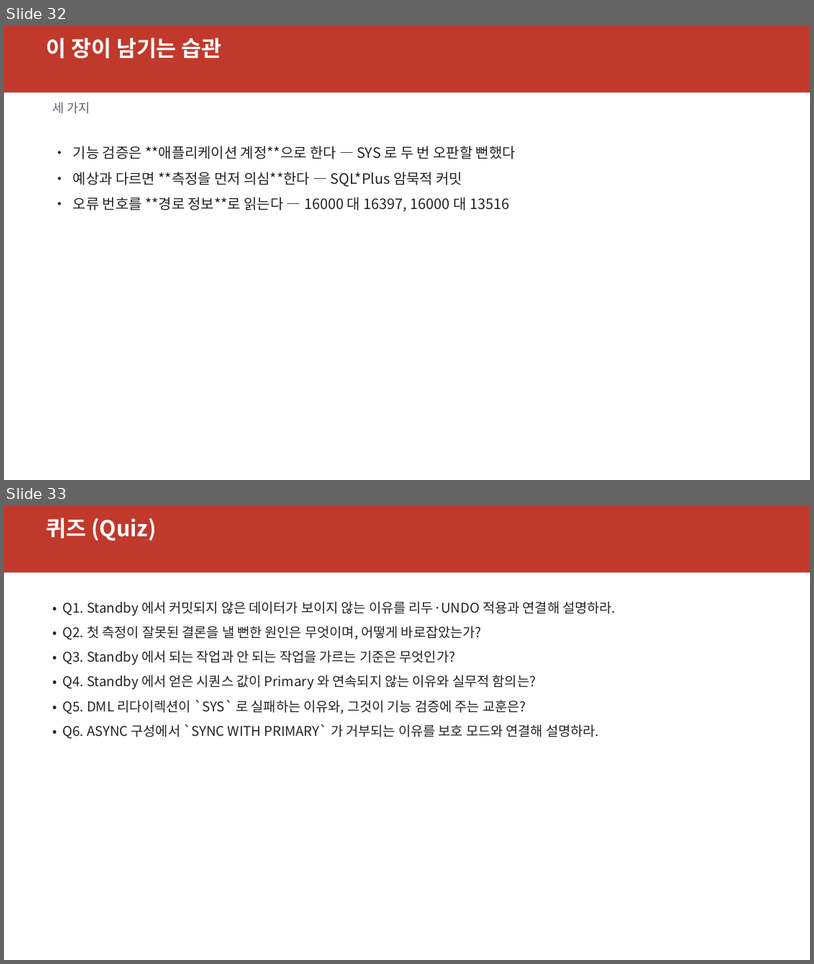
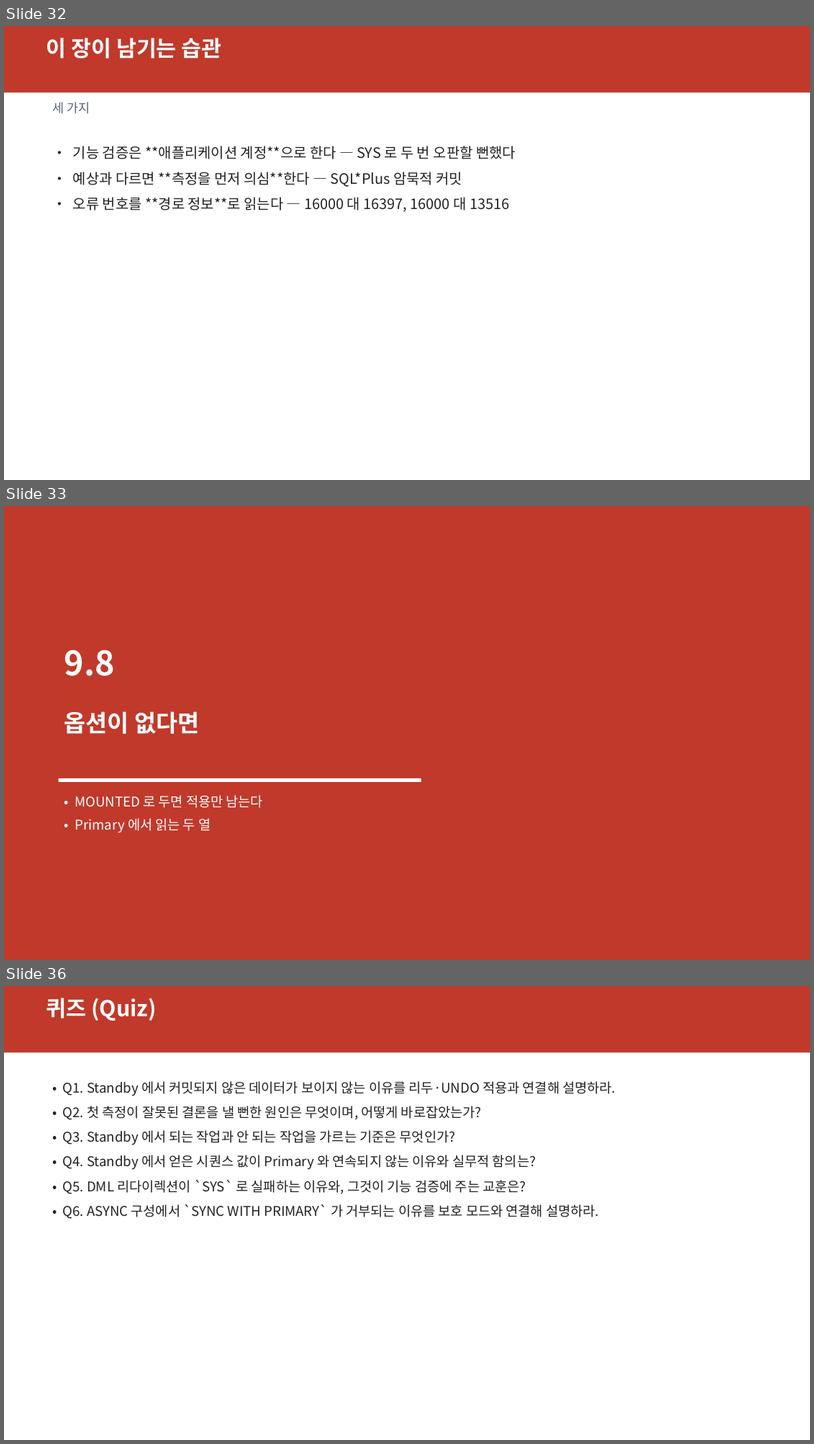
Before and after one commit to elpisk/OracleManual, a slide deck: ADG/09장/9장_ActiveDataGuard_실시간조회와DML리다이렉션.pptx. Shown one above the other, each under a label of ours: slides 32 and 33 before the commit, slides 32, 33 and 36 after it; the slides between them are not shown. The pictures are 814x964 and 814x1444 pixels, drawn with LibreOffice and Linux fonts; fonts in the diff are those of the drawing. Boxes give left, top, right and bottom in pixels: in the first picture for what was removed or moved away, otherwise in the second. Text is boxed around its words. In the diff, an @@ line names an element or a change of style, - is before the commit and + after.

```diff
--- a/ADG/09장/9장_ActiveDataGuard_실시간조회와DML리다이렉션.pptx
+++ b/ADG/09장/9장_ActiveDataGuard_실시간조회와DML리다이렉션.pptx
@@ slide 33 added at [4, 506, 810, 960], background #FFFFFF @@
@@ rectangle added at [4, 506, 810, 960], fill #C0392B @@
@@ text added at [64, 650, 115, 676], 40 pt, text #FFFFFF, bold @@
+9.8
@@ text added at [64, 711, 199, 734], 28 pt, text #FFFFFF, bold @@
+옵션이 없다면
@@ rectangle added at [59, 778, 422, 782], fill #FFFFFF @@
@@ text added at [75, 795, 263, 833], 16 pt, text #FFFFFF @@
+• MOUNTED 로 두면 적용만 남는다
+• Primary 에서 읽는 두 열
@@ what was slide 33 is now slide 36 @@
```
Also in this commit, not shown: 4 slides changed, 2 other slides added, 12 other files.
